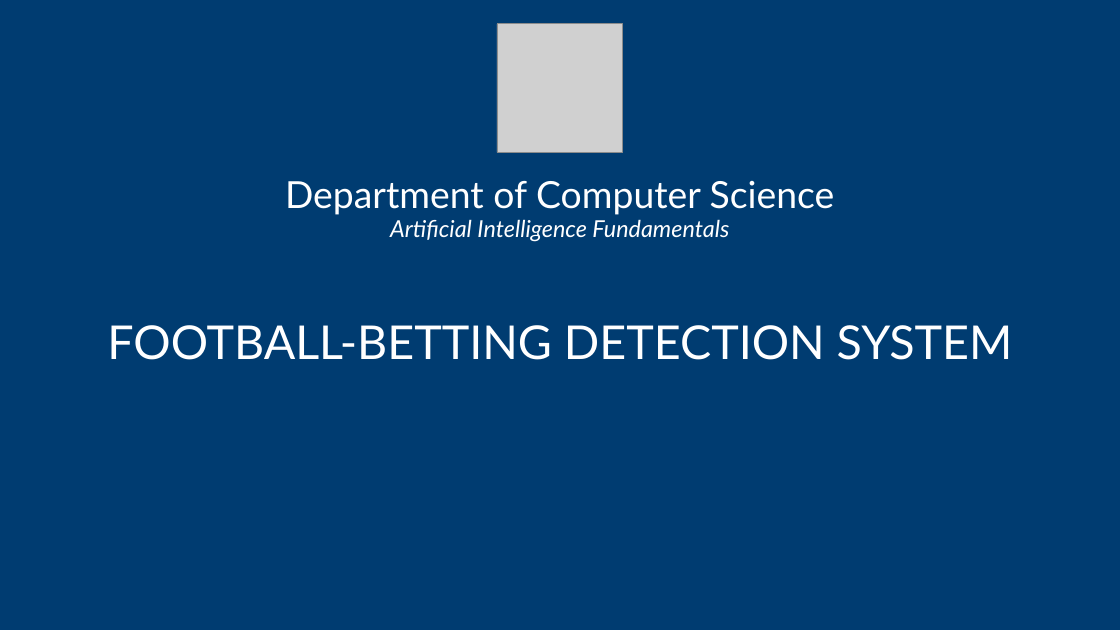
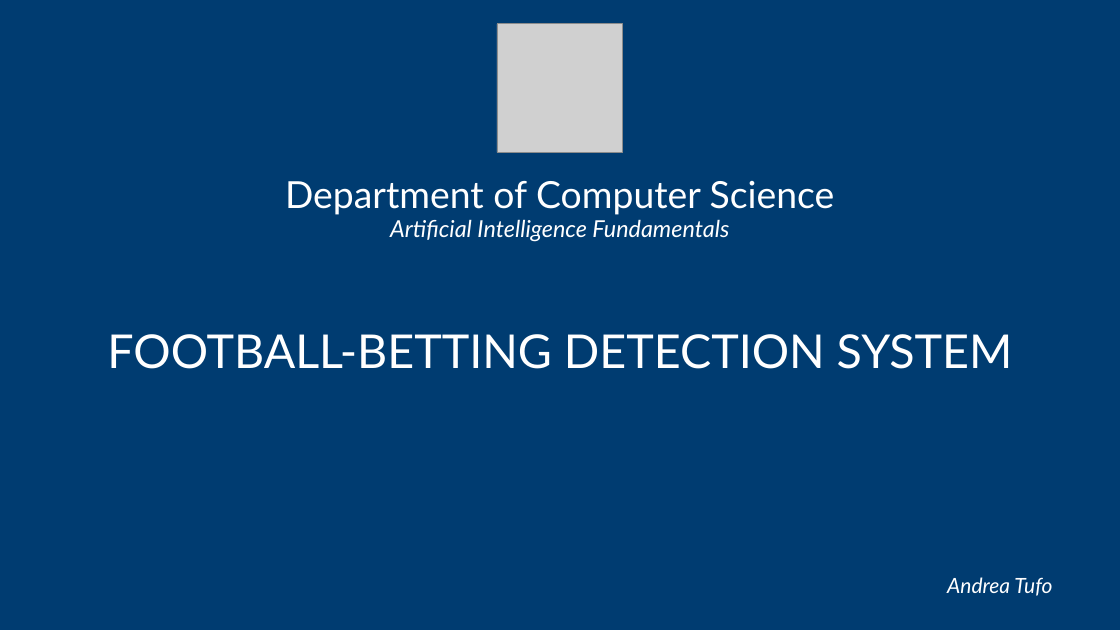
Before and after one commit to andreaTufo/FootballBettingDetectionSystem, a slide deck: slide 1 of presentation/presentation.pptx. Drawn at 1120x630 pixels with LibreOffice and Linux fonts; fonts in the diff are those of the drawing; grey boxes stand for pictures. Boxes give left, top, right and bottom in pixels: in the first picture for what was removed or moved away, otherwise in the second. Text is boxed around its words. In the diff, an @@ line names an element or a change of style, - is before the commit and + after.

```diff
--- a/presentation/presentation.pptx
+++ b/presentation/presentation.pptx
@@ text "FOOTBALL-BETTING DETECTION SYSTEM" moved from (x1=107, y1=325, x2=1013, y2=360) to (x1=107, y1=334, x2=1013, y2=369) @@
@@ text added at (x1=947, y1=577, x2=1052, y2=596), 18 pt, text #FFFFFF, italic @@
+Andrea Tufo
```
Also in this commit, not shown: 8 other slides changed, 5 slides added, 3 slides removed.
